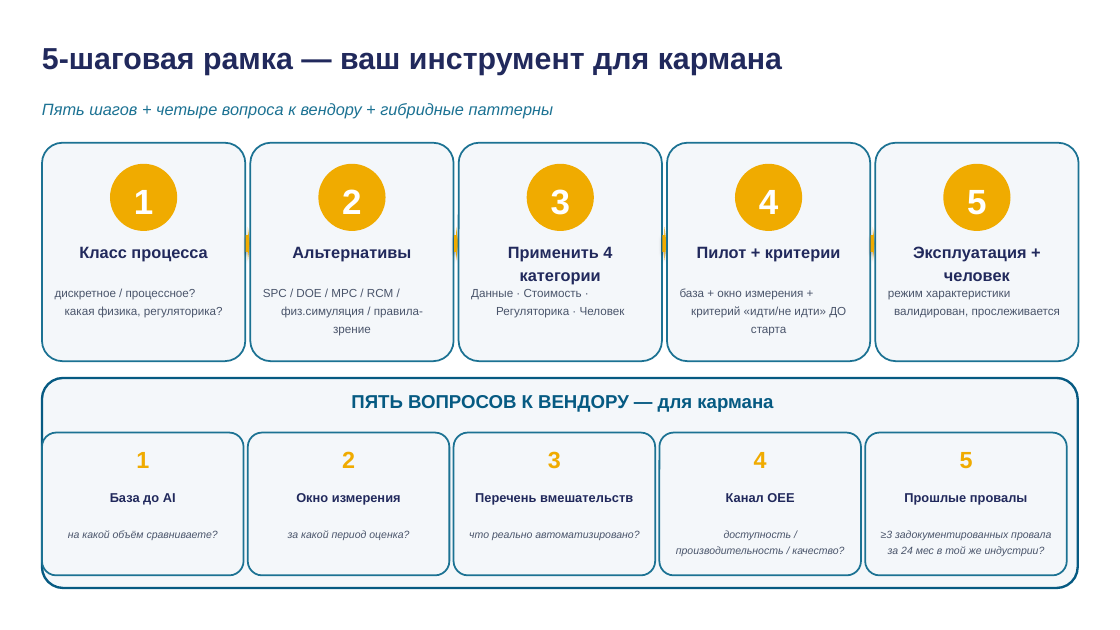
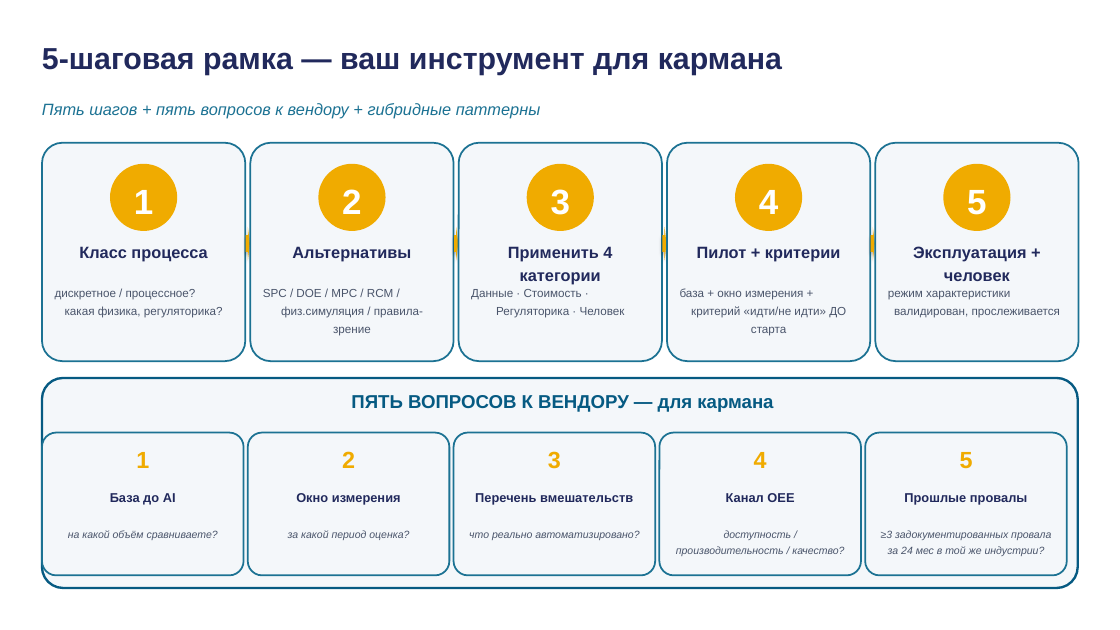
Before and after one commit to tellina-study/AI-usage-lessons, a slide deck: slide 37 of library/lectures/lec-11/rendered/lec-11.pptx. Drawn at 1120x630 pixels with LibreOffice and Linux fonts; fonts in the diff are those of the drawing. Boxes give left, top, right and bottom in pixels: in the first picture for what was removed or moved away, otherwise in the second. Text is boxed around its words. In the diff, an @@ line names an element or a change of style, - is before the commit and + after.

```diff
--- a/library/lectures/lec-11/rendered/lec-11.pptx
+++ b/library/lectures/lec-11/rendered/lec-11.pptx
@@ text at (42, 103, 541, 119): text changed @@
-Пять шагов + четыре вопроса к вендору + гибридные паттерны
+Пять шагов + пять вопросов к вендору + гибридные паттерны
```
Also in this commit, not shown: 1 other slide changed, 6 other files.
